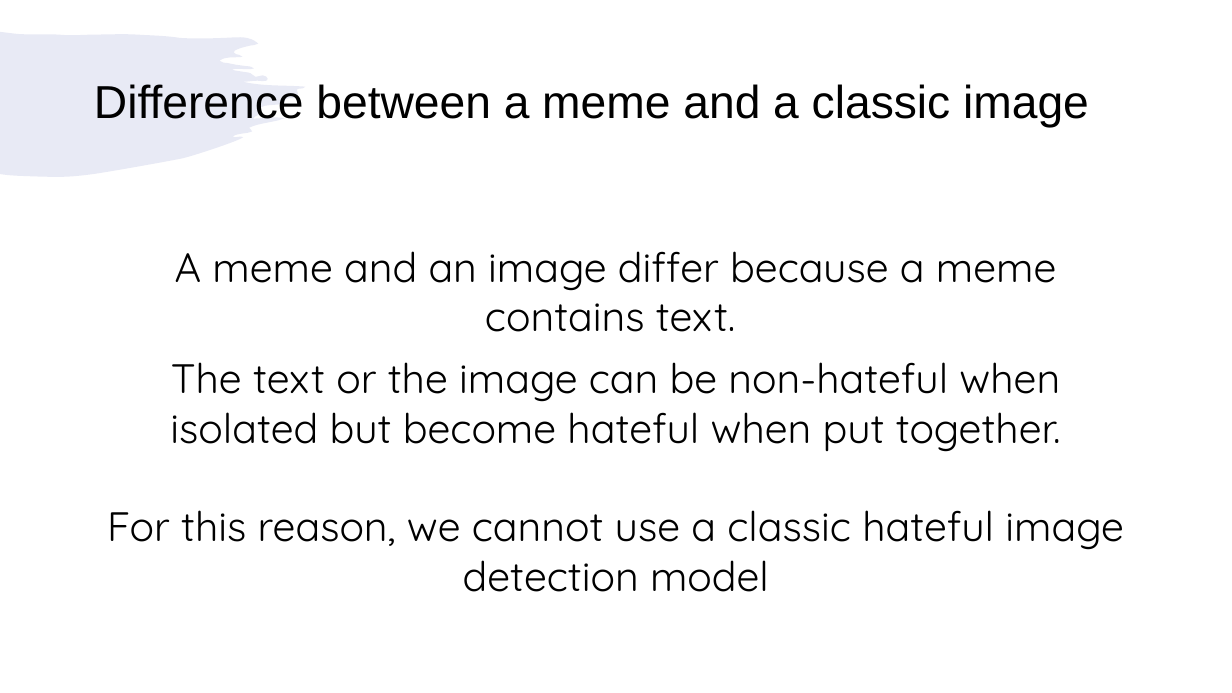
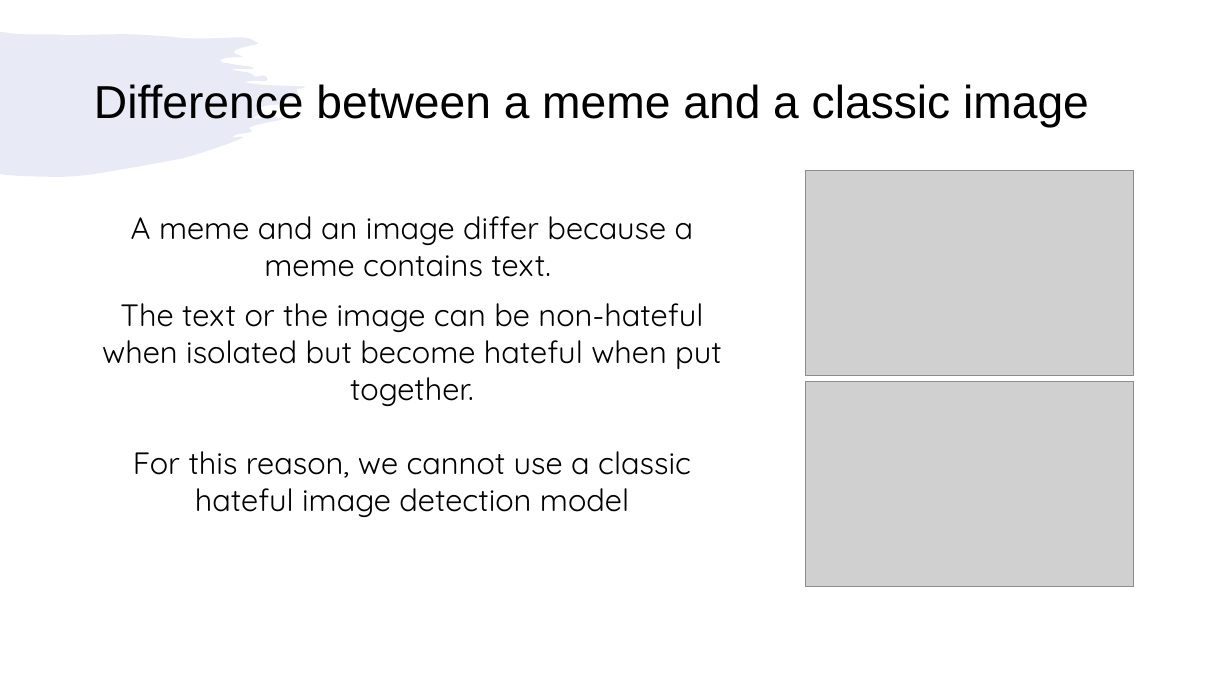
Before and after one commit to maxcap12/hateful_meme_detection, a slide deck: slide 3 of presentation.pptx. Drawn at 1232x693 pixels with LibreOffice and Linux fonts; fonts in the diff are those of the drawing; grey boxes stand for pictures. Boxes give left, top, right and bottom in pixels: in the first picture for what was removed or moved away, otherwise in the second. Text is boxed around its words. In the diff, an @@ line names an element or a change of style, - is before the commit and + after.

Commit message:
presentation

```diff
--- a/presentation.pptx
+++ b/presentation.pptx
@@ picture added at (x1=805, y1=171, x2=1134, y2=376) @@
@@ text "A meme and an image ..." moved from (x1=107, y1=251, x2=1123, y2=592) to (x1=102, y1=216, x2=721, y2=517) @@
@@ text "A meme and an image ..." at (x1=102, y1=216, x2=721, y2=517): size 32 to 24 pt @@
@@ picture added at (x1=805, y1=382, x2=1134, y2=587) @@
```
Also in this commit, not shown: 1 other slide changed, 7 slides added, 1 slide removed, 1 other file.
